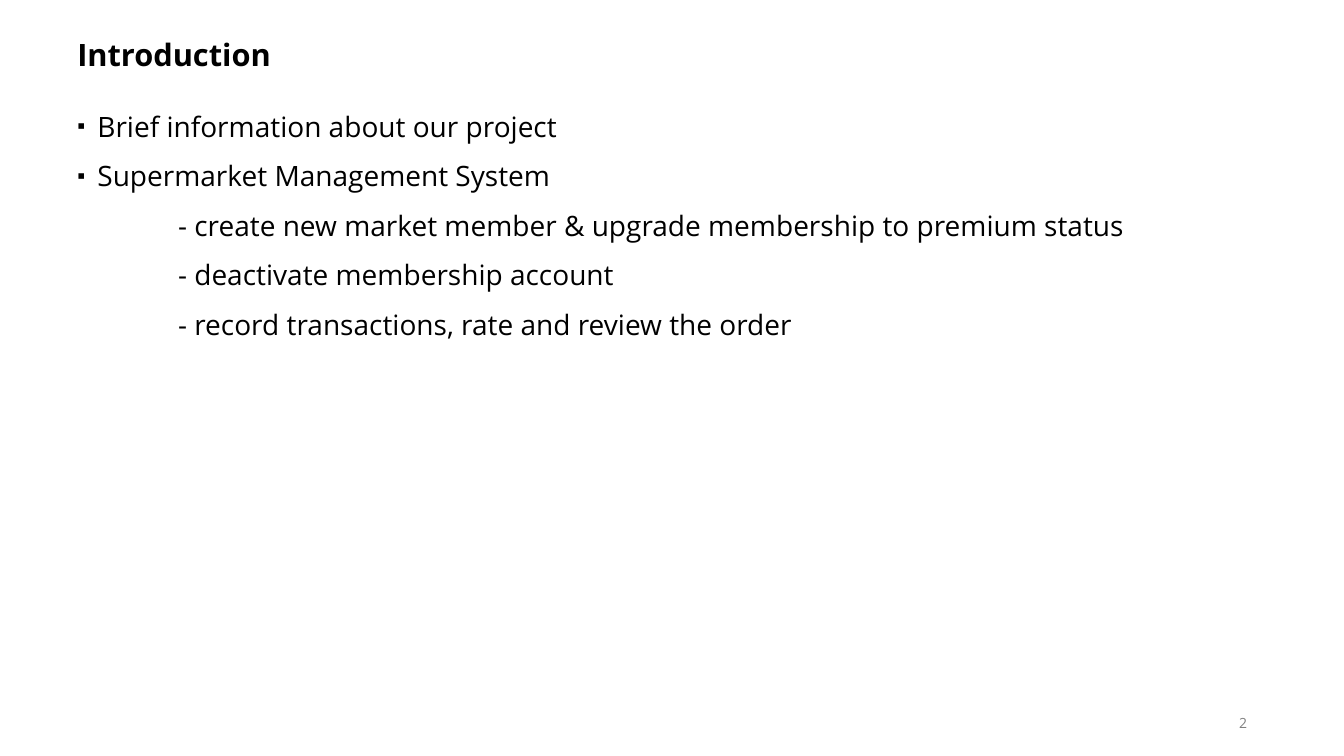
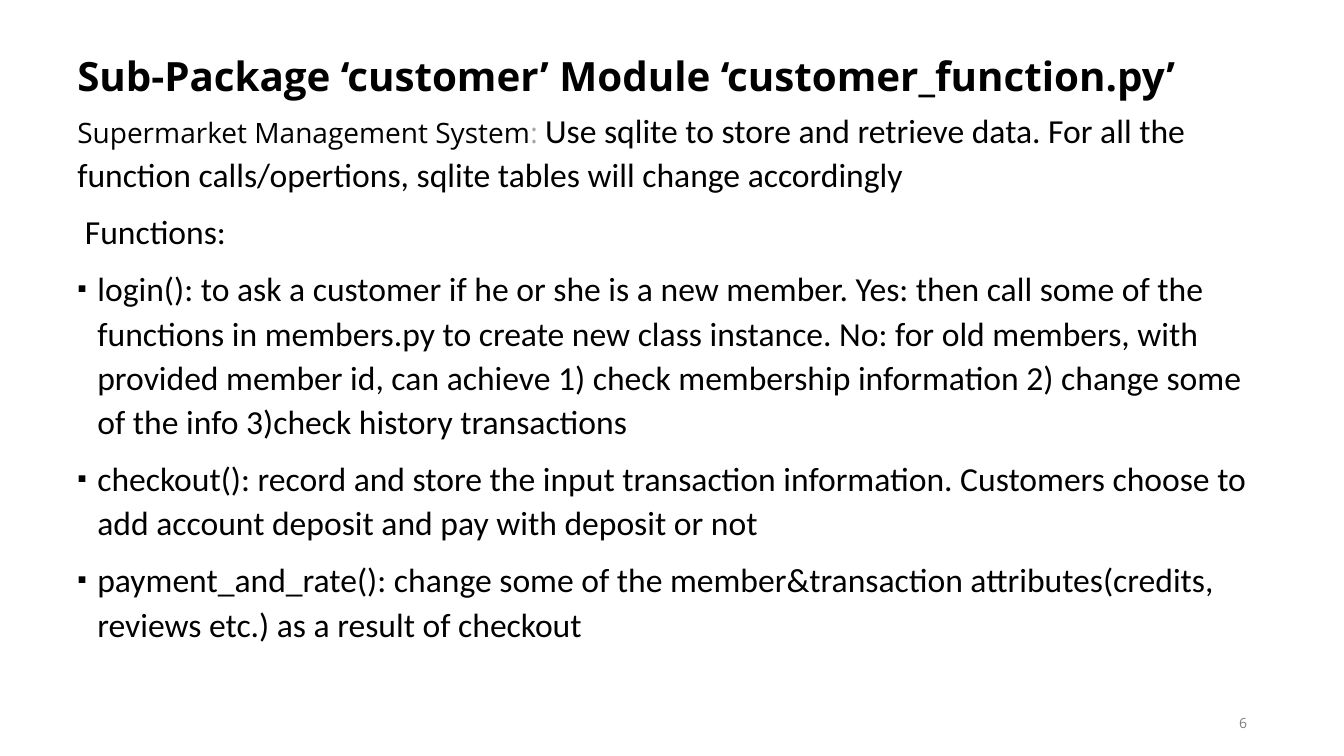
Before and after one commit to Data533-Group-3/Project, a slide deck: slide 6 of Presentation_Group3.pptx (slide 2 before the commit). Drawn at 1344x756 pixels with LibreOffice and Linux fonts; fonts in the diff are those of the drawing. Boxes give left, top, right and bottom in pixels: in the first picture for what was removed or moved away, otherwise in the second. Text is boxed around its words. In the diff, an @@ line names an element or a change of style, - is before the commit and + after.

```diff
--- a/Presentation_Group3.pptx
+++ b/Presentation_Group3.pptx
@@ title removed at (77, 42, 270, 67) @@
-Introduction
@@ title added at (77, 60, 1175, 101), 28.8 pt, text #000000, bold @@
+Sub-Package ‘customer’ Module ‘customer_function.py’
@@ text at (77, 119, 1246, 642): text changed; size 20 to 24 pt; font Open Sans to Calibri @@
-▪ Brief information about our project
-▪ Supermarket Management System
-- create new market member & upgrade membership to premium status
-- deactivate membership account
-- record transactions, rate and review the order
+Supermarket Management System: Use sqlite to store and retrieve data. For all the function calls/opertions, sqlite tables will change accordingly
+Functions:
+▪ login(): to ask a customer if he or she is a new member. Yes: then call some of the functions in members.py to create new class instance. No: for old members, with provided member id, can achieve 1) check membership information 2) change some of the info 3)check history transactions
+▪ checkout(): record and store the input transaction information. Customers choose to add account deposit and pay with deposit or not
+▪ payment_and_rate(): change some of the member&transaction attributes(credits, reviews etc.) as a result of checkout
@@ page number at (1239, 718, 1247, 728): text changed @@
-2
+6
```
Also in this commit, not shown: 5 other slides changed, 4 other files.
